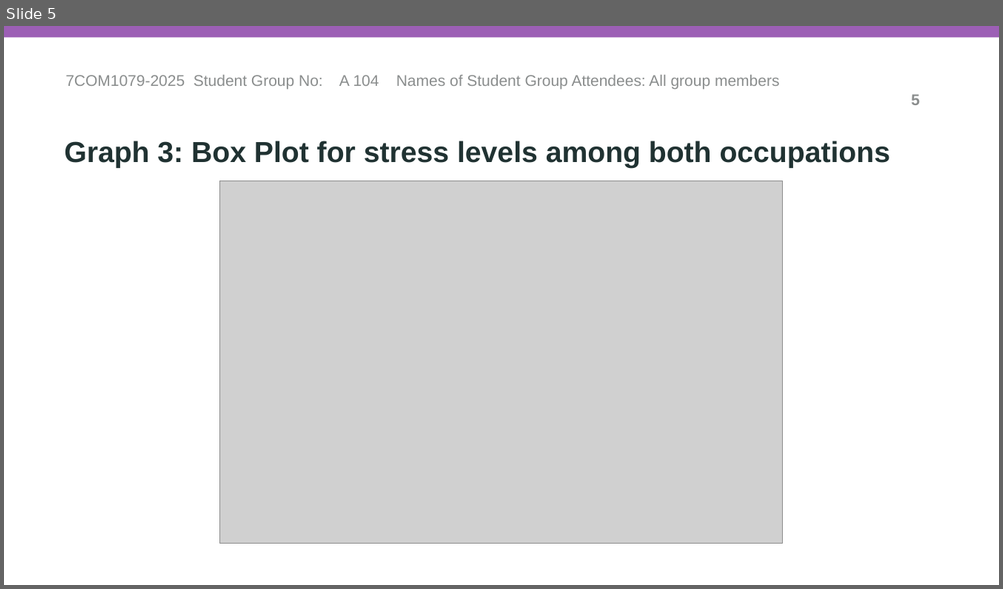
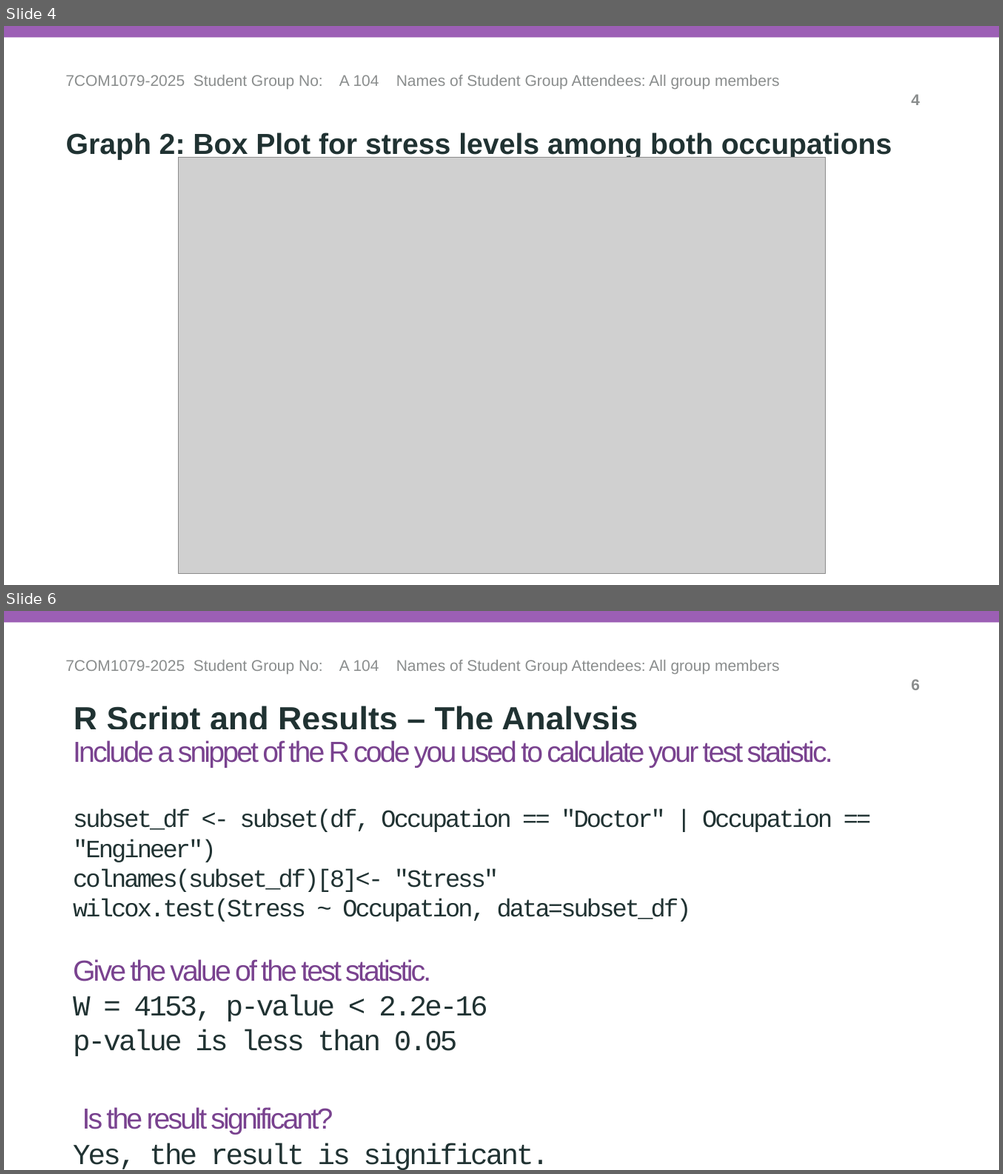
Before and after one commit to fm25abm/trdcw2, a slide deck: demo_presentations/A104_Vis_and_Analysis_Presentation.pptx. Shown one above the other, each under a label of ours: slide 5 before the commit, slides 4 and 6 after it; the slides between them are not shown. The pictures are 1003x589 and 1003x1174 pixels, drawn with LibreOffice and Linux fonts; fonts in the diff are those of the drawing; grey boxes stand for pictures. Boxes give left, top, right and bottom in pixels: in the first picture for what was removed or moved away, otherwise in the second. Text is boxed around its words. In the diff, an @@ line names an element or a change of style, - is before the commit and + after.

```diff
--- a/demo_presentations/A104_Vis_and_Analysis_Presentation.pptx
+++ b/demo_presentations/A104_Vis_and_Analysis_Presentation.pptx
@@ slide 6 added at (4, 611, 999, 1170), background #FFFFFF; not listed: 1 template element that a slide beside it also shows @@
@@ text added at (65, 660, 779, 674), 15 pt, text #8A8D8D @@
+7COM1079-2025 Student Group No: A 104 Names of Student Group Attendees: All group members
@@ page number added at (910, 679, 919, 690), 15 pt, text #8A8D8D, bold @@
+6
@@ text added at (74, 706, 637, 729), 32 pt, text #203232, bold @@
+R Script and Results – The Analysis
@@ text added at (73, 741, 833, 1135), 28 pt, text #203232 @@
+Include a snippet of the R code you used to calculate your test statistic.
+subset_df <- subset(df, Occupation == "Doctor" | Occupation == "Engineer")
+colnames(subset_df)[8]<- "Stress"
+wilcox.test(Stress ~ Occupation, data=subset_df)
+Give the value of the test statistic.
+W = 4153, p-value < 2.2e-16
+p-value is less than 0.05
+Is the result significant?
+Yes, the result is significant.
@@ what was slide 5 is now slide 4 @@
@@ slide 4 changed as well @@
@@ page number at (910, 94, 919, 105): text changed @@
-5
+4
@@ text at (66, 133, 892, 160): text changed @@
-Graph 3: Box Plot for stress levels among both occupations
+Graph 2: Box Plot for stress levels among both occupations
@@ picture: place and size @@
-picture at (220, 181, 783, 544)
+picture at (179, 157, 825, 574)
```
Also in this commit, not shown: 3 other slides changed, 2 other slides added, 1 slide removed.
